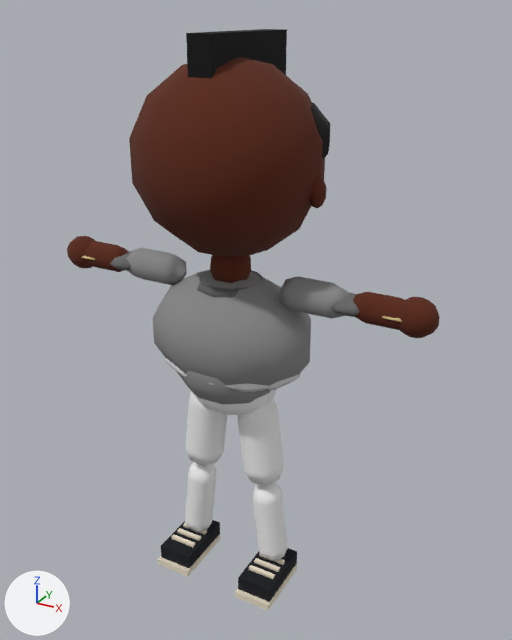
Two versions of the glTF model public/v2/models/kid_boomer.glb, one commit apart.
Camera for both pictures: a camera (50 mm lens) standing at (2.46, -4.11, 4.26) and looking at (0.1, 0.19, 2.11). Lighting does not change. The marker at lower left points along +X, +Y and +Z. The older version comes first. Objects named as collision shapes, trigger or cutter boxes, shadow casters or lower levels of detail are left out. Vertices at exactly the same position are counted once.

Names of what the first picture shows: 'kid_boomer_LOD0'.
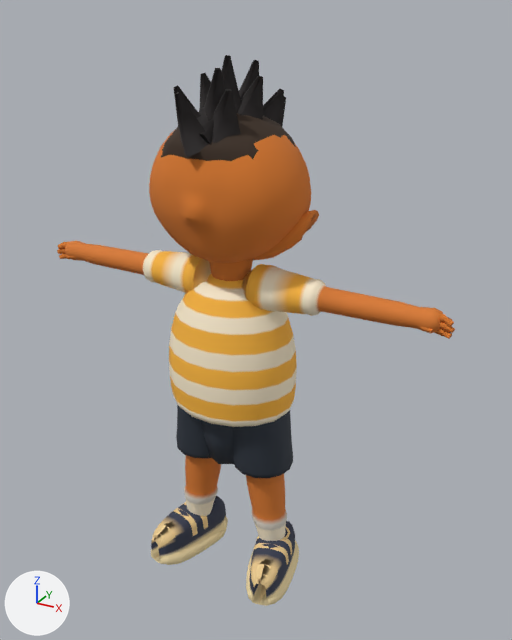
Boxes (x1, y1, x2, y2) around the edits, measured in the pictures (512 x 640 px; the box of a moved part takes in the faces that stretch with it):
'kid_boomer_LOD0', reshaped (7% wider): before (67, 29, 440, 611); after (57, 55, 455, 606)
part 1 of me_kid_boomer_lod0, rebuilt: before (129, 57, 325, 257); after (149, 130, 311, 263)
part 2 of me_kid_boomer_lod0, rebuilt (19% narrower, 25% taller): before (153, 270, 311, 392); after (169, 274, 297, 427)
part 3 of me_kid_boomer_lod0, rebuilt (62% wider, 27% taller): before (280, 276, 404, 330); after (242, 264, 443, 333)
part 4 of me_kid_boomer_lod0, rebuilt: before (85, 241, 187, 285); after (65, 241, 211, 293)
part 5 of me_kid_boomer_lod0, rebuilt: before (311, 103, 330, 159); after (161, 113, 296, 161)
part 6 of me_kid_boomer_lod0, rebuilt: before (210, 255, 251, 283); after (209, 260, 253, 281)
part 7 of me_kid_boomer_lod0, deleted: before (82, 177, 402, 579)
part 8 of me_kid_boomer_lod0, reshaped: before (158, 29, 297, 611); after (151, 55, 319, 606)
part 9 of me_kid_boomer_lod0, moved or reshaped: before (67, 236, 95, 268); after (57, 242, 76, 259)
part 10 of me_kid_boomer_lod0, moved or reshaped: before (398, 297, 440, 338); after (418, 312, 455, 339)

The change, as a list of edits to the scene's bpy script:
```text
Change me_kid_boomer_lod0:
    used by ob_kid_boomer_lod0; location = (0.0, 0.0, 0.0)
    remove me_kid_boomer_lod0.from_pydata(...)  # 1342 vertices, 2170 faces; spans x -1.51..1.51, y -0.6..0.66, z -0.06..4.13
    add me_kid_boomer_lod0.from_pydata(...)  # 3657 vertices, 6922 faces; spans x -1.62..1.62, y -0.52..0.79, z 0.01..3.99
    me_kid_boomer_lod0 part 1: the loose piece of 77 vertices spanning x -0.66..0.66, y -0.6..0.6, z 2.68..4.0 is rebuilt with 781 vertices and now spans x -0.57..0.57, y -0.52..0.54, z 2.65..3.65
    me_kid_boomer_lod0 part 2: the loose piece of 77 vertices spanning x -0.64..0.64, y -0.44..0.44, z 1.62..2.53 is rebuilt with 427 vertices and now spans x -0.49..0.5, y -0.42..0.42, z 1.5..2.52
    me_kid_boomer_lod0 part 3: the loose piece of 67 vertices spanning x 0.4..1.37, y -0.11..0.11, z 2.34..2.6 is rebuilt with 240 vertices and now spans x 0.06..1.55, y -0.17..0.17, z 2.31..2.63, in mat_m_uniform
    me_kid_boomer_lod0 part 4: the loose piece of 67 vertices spanning x -1.37..-0.4, y -0.11..0.11, z 2.34..2.6 is rebuilt with 240 vertices and now spans x -1.55..-0.06, y -0.17..0.17, z 2.31..2.63, in mat_m_uniform
    me_kid_boomer_lod0 part 5: the loose piece of 62 vertices spanning x -0.58..0.63, y -0.29..0.66, z 3.14..3.8 is rebuilt with 146 vertices and now spans x -0.53..0.53, y -0.41..0.59, z 2.84..3.66
    me_kid_boomer_lod0 part 6: the loose piece of 36 vertices spanning x -0.16..0.16, y -0.14..0.14, z 2.41..2.78 is rebuilt with 44 vertices and now spans x -0.17..0.17, y -0.16..0.16, z 2.49..2.7
    me_kid_boomer_lod0 part 7: 18 loose pieces with 492 vertices, spanning x -1.36..1.36, y -0.4..0.4, z 0.11..3.3, are deleted
    me_kid_boomer_lod0 part 8: 314 vertices removed from x -0.53..0.53, y -0.4..0.66, z -0.06..4.13; 1599 vertices added at x -0.61..0.61, y -0.49..0.79, z 0.01..3.99
    me_kid_boomer_lod0 part 9: 73 vertices removed from x -1.51..-1.22, y -0.12..0.12, z 2.34..2.6; 88 vertices added at x -1.62..-1.37, y -0.09..0.01, z 2.39..2.54
    me_kid_boomer_lod0 part 10: 73 vertices removed from x 1.22..1.51, y -0.12..0.12, z 2.34..2.6; 88 vertices added at x 1.37..1.62, y -0.09..0.01, z 2.39..2.54
```
